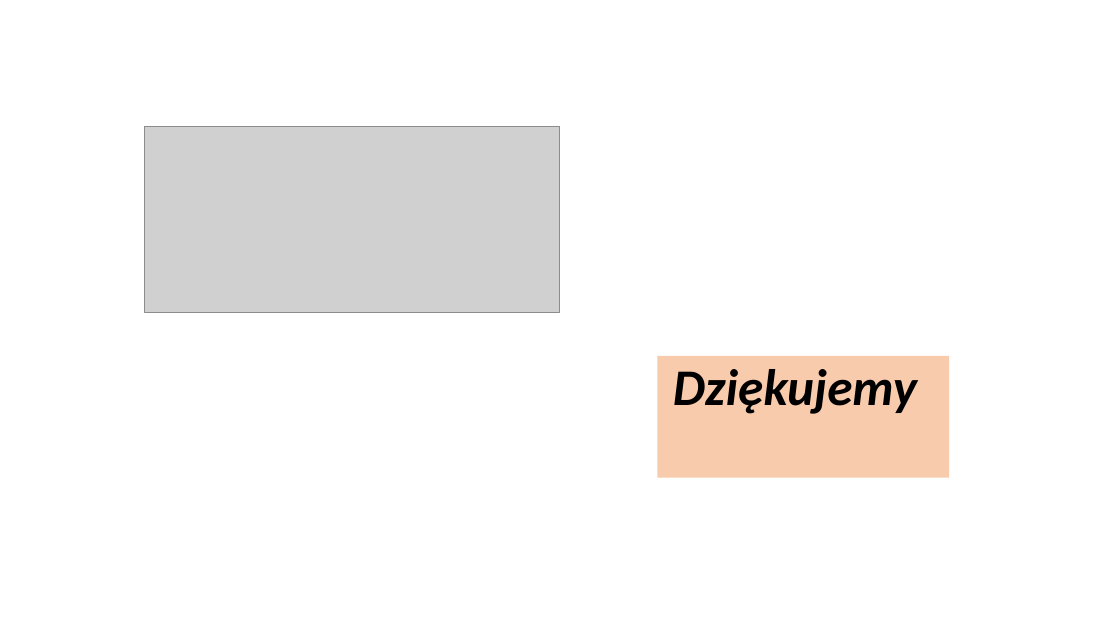
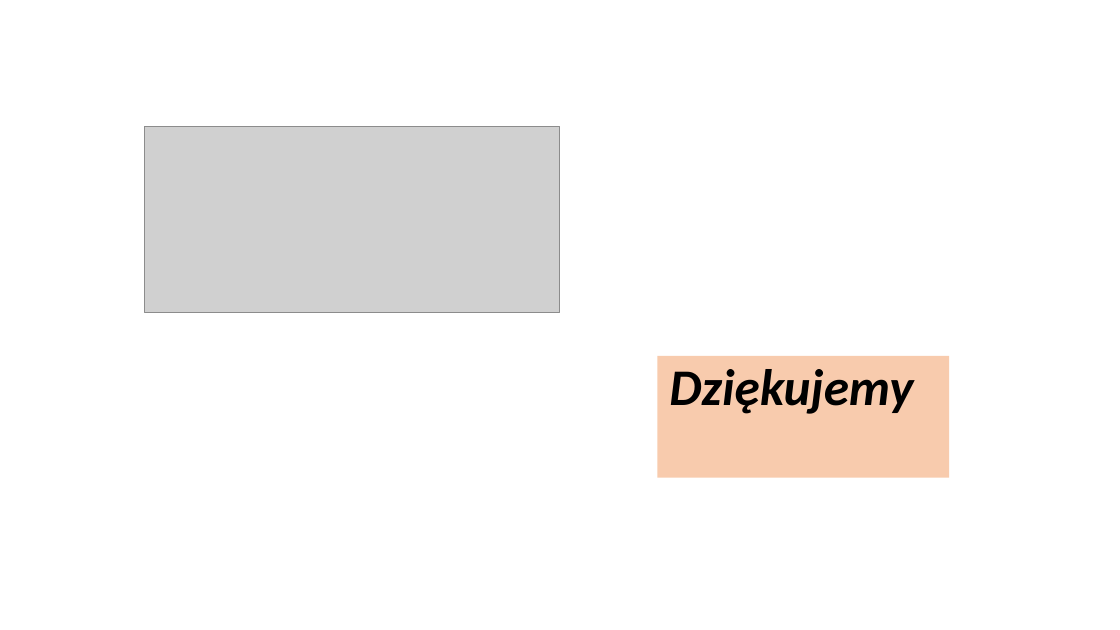
Before and after one commit to infoshareacademy/jdszr7-code-breakers, a slide deck: slide 17 of projekt_dl/SIGN LANGAUGE MNIST.pptx. Drawn at 1120x630 pixels with LibreOffice and Linux fonts; fonts in the diff are those of the drawing; grey boxes stand for pictures. Boxes give left, top, right and bottom in pixels: in the first picture for what was removed or moved away, otherwise in the second. Text is boxed around its words. In the diff, an @@ line names an element or a change of style, - is before the commit and + after.

```diff
--- a/projekt_dl/SIGN LANGAUGE MNIST.pptx
+++ b/projekt_dl/SIGN LANGAUGE MNIST.pptx
@@ title "Dziękujemy" at [658, 356, 949, 478]: alignment right to centre @@
```
Also in this commit, not shown: 7 other slides changed, 1 slide added, 1 slide removed.
